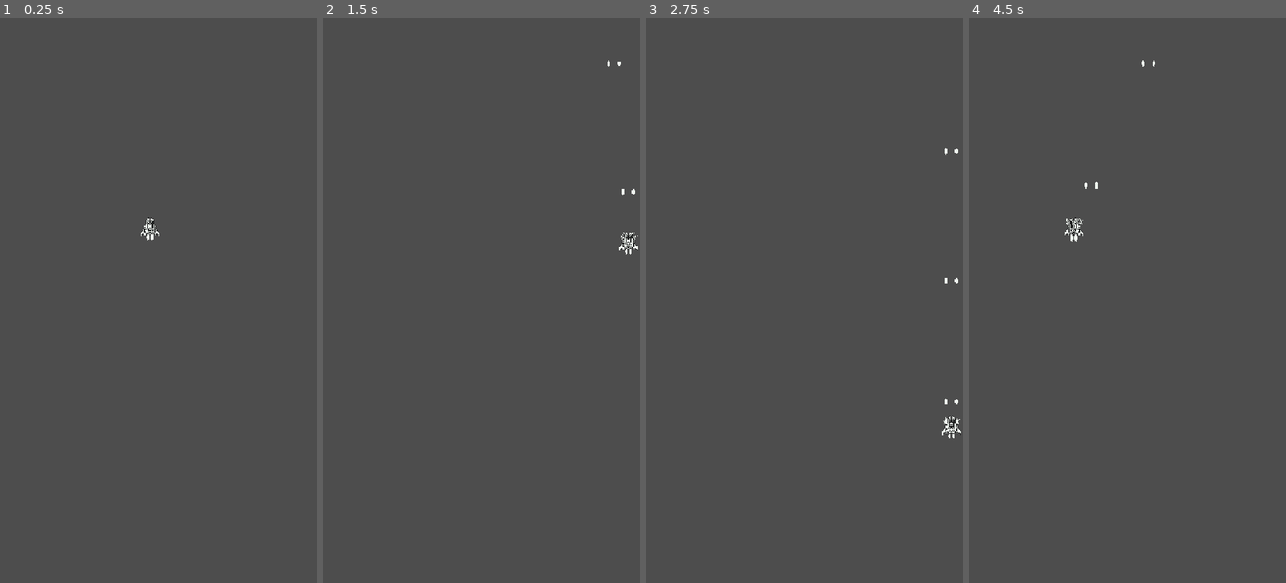
Above: before the commit, frames 1-4 (left to right).
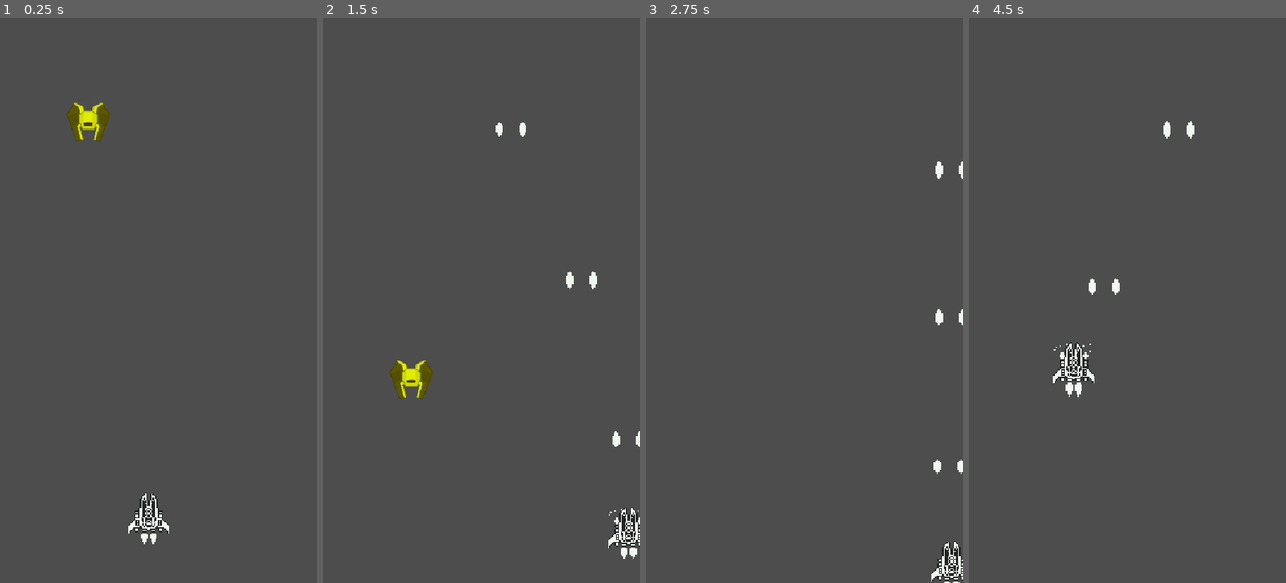
Above: after the commit, the same moments.

Repository: rnakkas/GodotSandbox
Game: Godot game, scene res://ShmupSandbox/Main/Scenes/main.tscn
Two runs of this game, one before a commit and one after it. Both use one fixed random seed, a clock stepped at 60 frames per second and the inputs below.
Inputs (mouse positions are in pixels of both pictures, inside the frame that each line leads up to):
- Up to frame 1 (0.25 s): no input
- Up to frame 2 (1.5 s): move the mouse to (551, 272) at 0.52 s; press the mouse at (551, 272) at 0.53 s; hold D (move_right) 0.53-1.28 s; move the mouse to (418, 328) at 1.27 s; release the mouse at (418, 328) at 1.28 s; hold S (move_down) from 1.28 s (still down); click (418, 328) at 1.35 s
- Up to frame 3 (2.75 s): move the mouse to (836, 176) at 2.02 s; release S (move_down) at 2.03 s; press the mouse at (836, 176) at 2.03 s; hold D (move_right) from 2.03 s (still down)
- Up to frame 4 (4.5 s): move the mouse to (1111, 413) at 2.77 s; release D (move_right) at 2.78 s; release the mouse at (1111, 413) at 2.78 s; hold W (move_up) 2.78-3.53 s; click (1111, 413) at 2.85 s; move the mouse to (1222, 385) at 3.52 s; press the mouse at (1222, 385) at 3.53 s; hold A (move_left) from 3.53 s (still down); move the mouse to (1032, 215) at 4.27 s; release the mouse at (1032, 215) at 4.28 s; click (1032, 215) at 4.35 s

The runs differ from the first frame. In frame 1, 1.3% of the frame differs, in the area x 20-54%, y 14-94%; in frame 2, 1.6%, in the area x 20-100%, y 7-96%; in frame 3, 0.9%; in frame 4, 1.1%.

Commit message:
added enemy 1

Diff:
--- /dev/null
+++ b/ShmupSandbox/Enemies/Scenes/rebel_fighter.tscn
@@ -0,0 +1,100 @@
+[gd_scene load_steps=13 format=3 uid="uid://uv73jmnpfp6"]
+
+[ext_resource type="Texture2D" uid="uid://ciidgqeuvko6j" path="res://ShmupSandbox/Assets/Enemy/enemyBlack1.png" id="1_flo0d"]
+[ext_resource type="Script" uid="uid://bf1silpptuf3y" path="res://ShmupSandbox/Enemies/Scripts/rebel_fighter.gd" id="1_to7fy"]
+[ext_resource type="Texture2D" uid="uid://0uiw6fd5nr31" path="res://ShmupSandbox/Assets/Player/spaceship-001-spritesheet-001.png" id="2_77s1a"]
+
+[sub_resource type="CircleShape2D" id="CircleShape2D_flo0d"]
+radius = 37.3363
+
+[sub_resource type="AtlasTexture" id="AtlasTexture_mqof1"]
+atlas = ExtResource("2_77s1a")
+region = Rect2(0, 108, 32, 36)
+
+[sub_resource type="AtlasTexture" id="AtlasTexture_wew1h"]
+atlas = ExtResource("2_77s1a")
+region = Rect2(32, 108, 32, 36)
+
+[sub_resource type="AtlasTexture" id="AtlasTexture_uda7c"]
+atlas = ExtResource("2_77s1a")
+region = Rect2(64, 108, 32, 36)
+
+[sub_resource type="AtlasTexture" id="AtlasTexture_6d5ge"]
+atlas = ExtResource("2_77s1a")
+region = Rect2(96, 108, 32, 36)
+
+[sub_resource type="AtlasTexture" id="AtlasTexture_bgiwp"]
+atlas = ExtResource("2_77s1a")
+region = Rect2(128, 108, 32, 36)
+
+[sub_resource type="AtlasTexture" id="AtlasTexture_uf8q7"]
+atlas = ExtResource("2_77s1a")
+region = Rect2(160, 108, 32, 36)
+
+[sub_resource type="AtlasTexture" id="AtlasTexture_to7fy"]
+atlas = ExtResource("1_flo0d")
+region = Rect2(0, 0, 93, 84)
+
+[sub_resource type="SpriteFrames" id="SpriteFrames_77s1a"]
+animations = [{
+"frames": [{
+"duration": 1.0,
+"texture": SubResource("AtlasTexture_mqof1")
+}, {
+"duration": 1.0,
+"texture": SubResource("AtlasTexture_wew1h")
+}, {
+"duration": 1.0,
+"texture": SubResource("AtlasTexture_uda7c")
+}, {
+"duration": 1.0,
+"texture": SubResource("AtlasTexture_6d5ge")
+}, {
+"duration": 1.0,
+"texture": SubResource("AtlasTexture_bgiwp")
+}, {
+"duration": 1.0,
+"texture": SubResource("AtlasTexture_uf8q7")
+}, {
+"duration": 1.0,
+"texture": null
+}, {
+"duration": 1.0,
+"texture": null
+}],
+"loop": false,
+"name": &"death",
+"speed": 12.0
+}, {
+"frames": [{
+"duration": 1.0,
+"texture": SubResource("AtlasTexture_to7fy")
+}],
+"loop": false,
+"name": &"idle",
+"speed": 5.0
+}]
+
+[node name="rebel_fighter" type="Area2D"]
+collision_layer = 8
+collision_mask = 3
+script = ExtResource("1_to7fy")
+hp = 2
+speed = 350.0
+
+[node name="collider" type="CollisionShape2D" parent="."]
+shape = SubResource("CircleShape2D_flo0d")
+debug_color = Color(0.897961, 0.293812, 0.302015, 0.42)
+
+[node name="body" type="AnimatedSprite2D" parent="."]
+modulate = Color(0.941176, 0.988235, 0, 1)
+scale = Vector2(0.8, 0.8)
+sprite_frames = SubResource("SpriteFrames_77s1a")
+animation = &"idle"
+autoplay = "idle"
+
+[node name="VisibleOnScreenNotifier2D" type="VisibleOnScreenNotifier2D" parent="."]
+position = Vector2(0, -58)
+
+[connection signal="area_entered" from="." to="." method="_on_area_entered"]
+[connection signal="screen_exited" from="VisibleOnScreenNotifier2D" to="." method="_on_visible_on_screen_notifier_2d_screen_exited"]
--- /dev/null
+++ b/ShmupSandbox/Enemies/Scripts/rebel_fighter.gd
@@ -0,0 +1,31 @@
+class_name rebel_fighter extends Area2D
+
+@export var hp : int
+@export var speed : float
+
+@onready var enemy_sprite : AnimatedSprite2D = $body
+
+func _physics_process(delta: float) -> void:
+	global_position.y += speed * delta
+
+func _process(_delta: float) -> void:
+	handle_dying()
+
+func handle_dying() -> void:
+	if hp <= 0:
+		deactivate_self()
+		enemy_sprite.play("death")
+		await enemy_sprite.animation_finished
+		queue_free()
+
+func deactivate_self() -> void:
+	speed = 0.0
+	set_deferred("monitorable", false)
+	set_deferred("monitoring", false)
+
+func _on_visible_on_screen_notifier_2d_screen_exited() -> void:
+	queue_free()
+
+## Hit by player's bullets
+func _on_area_entered(_area: Area2D) -> void:
+	hp -= 1
--- a/ShmupSandbox/Main/Scenes/game.tscn
+++ b/ShmupSandbox/Main/Scenes/game.tscn
@@ -1,14 +1,15 @@
-[gd_scene load_steps=3 format=3 uid="uid://b0ndt0kisoyg3"]
+[gd_scene load_steps=4 format=3 uid="uid://b0ndt0kisoyg3"]
 
 [ext_resource type="PackedScene" uid="uid://ck20r21lsokw1" path="res://ShmupSandbox/Player/Scenes/player_ship.tscn" id="1_cxqyk"]
 [ext_resource type="Script" uid="uid://cj0ffr545wyhi" path="res://ShmupSandbox/Main/Scripts/game.gd" id="1_f5mi8"]
+[ext_resource type="PackedScene" uid="uid://uv73jmnpfp6" path="res://ShmupSandbox/Enemies/Scenes/rebel_fighter.tscn" id="3_k74nh"]
 
 [node name="Game" type="Node2D"]
 script = ExtResource("1_f5mi8")
 
 [node name="PlayerShip" parent="." instance=ExtResource("1_cxqyk")]
 unique_name_in_owner = true
-position = Vector2(255, 369)
+position = Vector2(253, 858)
 
 [node name="Camera2D" type="Camera2D" parent="PlayerShip"]
 limit_left = 0
@@ -18,4 +19,8 @@
 
 [node name="PlayerProjectiles" type="Node2D" parent="."]
 
+[node name="rebel_fighter" parent="." instance=ExtResource("3_k74nh")]
+position = Vector2(150, 89)
+hp = 1
+
 [connection signal="shooting" from="PlayerShip" to="." method="_on_player_ship_shooting"]
--- a/ShmupSandbox/Main/Scripts/game.gd
+++ b/ShmupSandbox/Main/Scripts/game.gd
@@ -3,18 +3,17 @@
 ## Player
 @onready var player : CharacterBody2D
 
-# Called when the node enters the scene tree for the first time.
+## Containers
+@onready var player_projectiles_container : Node2D = $PlayerProjectiles
+
 func _ready() -> void:
-	pass # Replace with function body.
-
-
-# Called every frame. 'delta' is the elapsed time since the previous frame.
-func _process(delta: float) -> void:
 	pass
 
+func _process(_delta: float) -> void:
+	pass
 
 func _on_player_ship_shooting(bullet_scene: PackedScene, locations: Array[Vector2]) -> void:
 	for i:int in range(locations.size()):
 		var bullet := bullet_scene.instantiate()
 		bullet.position = locations[i]
-		add_child(bullet)
+		player_projectiles_container.add_child(bullet)
--- a/ShmupSandbox/Player/Scenes/player_bullet.tscn
+++ b/ShmupSandbox/Player/Scenes/player_bullet.tscn
@@ -63,7 +63,7 @@
 }],
 "loop": true,
 "name": &"fly",
-"speed": 20.0
+"speed": 15.0
 }, {
 "frames": [{
 "duration": 1.0,
@@ -86,11 +86,12 @@
 }],
 "loop": false,
 "name": &"hit",
-"speed": 15.0
+"speed": 12.0
 }]
 
-[sub_resource type="RectangleShape2D" id="RectangleShape2D_bk2fx"]
-size = Vector2(5, 14)
+[sub_resource type="CapsuleShape2D" id="CapsuleShape2D_whoyt"]
+radius = 6.5
+height = 32.0
 
 [node name="player_bullet" type="Area2D"]
 collision_layer = 2
@@ -99,20 +100,19 @@
 speed = 950.0
 
 [node name="bullet_sprite" type="AnimatedSprite2D" parent="."]
+scale = Vector2(2.5, 2.5)
 sprite_frames = SubResource("SpriteFrames_eymk2")
-animation = &"fly"
+animation = &"hit"
 autoplay = "fly"
-frame = 3
-frame_progress = 0.92438
 
 [node name="bullet_collider" type="CollisionShape2D" parent="."]
-visible = false
 position = Vector2(-0.5, 0)
-shape = SubResource("RectangleShape2D_bk2fx")
+shape = SubResource("CapsuleShape2D_whoyt")
 debug_color = Color(0.585341, 0.548007, 0.119147, 0.42)
 
 [node name="VisibleOnScreenNotifier2D" type="VisibleOnScreenNotifier2D" parent="."]
-position = Vector2(-0.5, 11.5)
+position = Vector2(-0.5, 20.5)
 scale = Vector2(0.25, 0.25)
 
+[connection signal="area_entered" from="." to="." method="_on_area_entered"]
 [connection signal="screen_exited" from="VisibleOnScreenNotifier2D" to="." method="_on_visible_on_screen_notifier_2d_screen_exited"]
--- a/ShmupSandbox/Player/Scenes/player_ship.tscn
+++ b/ShmupSandbox/Player/Scenes/player_ship.tscn
@@ -105,6 +105,14 @@
 animations = [{
 "frames": [{
 "duration": 1.0,
+"texture": null
+}],
+"loop": false,
+"name": &"death",
+"speed": 5.0
+}, {
+"frames": [{
+"duration": 1.0,
 "texture": SubResource("AtlasTexture_bq4us")
 }, {
 "duration": 1.0,
@@ -126,10 +134,6 @@
 "name": &"idle",
 "speed": 25.0
 }]
-
-[sub_resource type="CapsuleShape2D" id="CapsuleShape2D_45j1j"]
-radius = 11.0
-height = 36.0
 
 [sub_resource type="AtlasTexture" id="AtlasTexture_45j1j"]
 atlas = ExtResource("1_45j1j")
@@ -174,6 +178,10 @@
 "name": &"shoot",
 "speed": 20.0
 }]
+
+[sub_resource type="CapsuleShape2D" id="CapsuleShape2D_45j1j"]
+radius = 25.0
+height = 76.0
 
 [sub_resource type="AtlasTexture" id="AtlasTexture_t7fqg"]
 atlas = ExtResource("1_45j1j")
@@ -226,59 +234,61 @@
 _max_speed = 450.0
 _acceleration = 1600.0
 _damping = 1000.0
-shooting_rate = 5.0
+fire_rate = 4.0
 
 [node name="Body" type="AnimatedSprite2D" parent="."]
 unique_name_in_owner = true
 z_index = 1
 position = Vector2(0, -13)
+scale = Vector2(2.2, 2.2)
 sprite_frames = SubResource("SpriteFrames_20w05")
 animation = &"idle"
 
 [node name="ThrusterL" type="AnimatedSprite2D" parent="Body"]
 unique_name_in_owner = true
-position = Vector2(-4, 18)
+position = Vector2(-4, 18.9091)
+scale = Vector2(1.1, 1.1)
 sprite_frames = SubResource("SpriteFrames_ekk4r")
-animation = &"idle"
-frame = 5
-frame_progress = 0.098968
+animation = &"death"
 
 [node name="ThrusterR" type="AnimatedSprite2D" parent="Body"]
 unique_name_in_owner = true
-position = Vector2(3, 18)
+position = Vector2(3, 18.9091)
+scale = Vector2(1.1, 1.1)
 sprite_frames = SubResource("SpriteFrames_ekk4r")
 animation = &"idle"
-frame = 5
-frame_progress = 0.0914575
+
+[node name="MuzzleL" type="Marker2D" parent="."]
+unique_name_in_owner = true
+position = Vector2(-20, -33)
+
+[node name="MuzzleFlashL" type="AnimatedSprite2D" parent="MuzzleL"]
+unique_name_in_owner = true
+scale = Vector2(2.3, 2.3)
+sprite_frames = SubResource("SpriteFrames_45j1j")
+animation = &"idle"
+autoplay = "idle"
 
 [node name="Collider" type="CollisionShape2D" parent="."]
 visible = false
 position = Vector2(0, -13)
 shape = SubResource("CapsuleShape2D_45j1j")
 
-[node name="MuzzleL" type="Marker2D" parent="."]
-unique_name_in_owner = true
-position = Vector2(-9, -22)
-
-[node name="MuzzleFlashL" type="AnimatedSprite2D" parent="MuzzleL"]
-unique_name_in_owner = true
-sprite_frames = SubResource("SpriteFrames_45j1j")
+[node name="MuzzleR" type="Marker2D" parent="."]
+unique_name_in_owner = true
+position = Vector2(20, -33)
+
+[node name="MuzzleFlashR" type="AnimatedSprite2D" parent="MuzzleR"]
+unique_name_in_owner = true
+scale = Vector2(2.3, 2.3)
+sprite_frames = SubResource("SpriteFrames_ia6lr")
 animation = &"idle"
 autoplay = "idle"
 
-[node name="MuzzleR" type="Marker2D" parent="."]
-unique_name_in_owner = true
-position = Vector2(9, -22)
-
-[node name="MuzzleFlashR" type="AnimatedSprite2D" parent="MuzzleR"]
-unique_name_in_owner = true
-sprite_frames = SubResource("SpriteFrames_ia6lr")
-animation = &"idle"
-autoplay = "idle"
-
-[node name="shot_cooldown_timer" type="Timer" parent="."]
-unique_name_in_owner = true
-wait_time = 0.5
-one_shot = true
-
-[connection signal="timeout" from="shot_cooldown_timer" to="." method="_on_shot_cooldown_timer_timeout"]
+[node name="hurtbox" type="Area2D" parent="."]
+collision_mask = 24
+
+[node name="CollisionPolygon2D" type="CollisionPolygon2D" parent="hurtbox"]
+polygon = PackedVector2Array(-35, 4, -23, -9, -23, -22, -18, -22, -15, -41, -5, -52, 6, -52, 14, -41, 18, -21, 23, -21, 23, -8, 35, 4, 35, 17, -35, 17)
+
+[connection signal="area_entered" from="hurtbox" to="." method="_on_hurtbox_area_entered"]
--- a/ShmupSandbox/Player/Scripts/player_bullet.gd
+++ b/ShmupSandbox/Player/Scripts/player_bullet.gd
@@ -2,10 +2,23 @@
 
 @export var speed : float
 
-# Called every frame. 'delta' is the elapsed time since the previous frame.
+@onready var bullet_sprite : AnimatedSprite2D = $bullet_sprite
+
 func _physics_process(delta: float) -> void:
 	global_position.y -= speed * delta
 
-
 func _on_visible_on_screen_notifier_2d_screen_exited() -> void:
 	queue_free()
+
+## Hits enemy or object
+func _on_area_entered(_area: Area2D) -> void:
+	## Deactivate bullet collisions
+	set_deferred("monitorable", false)
+	set_deferred("monitoring", false)
+
+	speed = 0.0
+
+	bullet_sprite.play("hit")
+	await bullet_sprite.animation_finished
+
+	queue_free()
--- a/ShmupSandbox/Player/Scripts/player_ship.gd
+++ b/ShmupSandbox/Player/Scripts/player_ship.gd
@@ -6,7 +6,7 @@
 @export var _damping : float
 
 ## Shooting
-@export var shooting_rate : float
+@export var fire_rate : float
 
 ## Sprites
 @onready var body: AnimatedSprite2D = %Body
@@ -19,8 +19,8 @@
 @onready var muzzle_l : Marker2D = %MuzzleL
 @onready var muzzle_r : Marker2D = %MuzzleR
 
-## Timers
-@onready var shot_cooldown_timer : Timer = %shot_cooldown_timer
+## Hurtbox
+@onready var hurtbox : Area2D = $hurtbox
 
 ## Custom signals
 signal shooting(bullet_scene:PackedScene, locations:Array[Vector2])
@@ -29,8 +29,8 @@
 var bullet_scene : PackedScene = preload("res://ShmupSandbox/Player/Scenes/player_bullet.tscn")
 
 var viewport_size : Vector2
-
 var on_shooting_cooldown : bool
+var is_dead : bool
 
 func _ready() -> void:
 	body.play("idle")
@@ -75,17 +75,29 @@
 			muzzle_flash_l.play("shoot")
 			muzzle_flash_r.play("shoot")
 
-			await get_tree().create_timer(1/shooting_rate).timeout
+			await get_tree().create_timer(1/fire_rate).timeout
 			on_shooting_cooldown = false
 
 func _physics_process(delta):
-	handle_input(delta)
-	move_and_slide()
+	if (!is_dead):
+		handle_input(delta)
+		move_and_slide()
 
 func _process(_delta: float) -> void:
 	clamp_movement_to_screen_bounds()
-	handle_shooting()
 
-## Signal connections
-func _on_shot_cooldown_timer_timeout() -> void:
-	on_shooting_cooldown = false
+	if (!is_dead):
+		handle_shooting()
+
+## Hit by enemy or enemy projectiles
+func _on_hurtbox_area_entered(area: Area2D) -> void:
+	is_dead = true
+
+	velocity = Vector2.ZERO
+	hurtbox.set_deferred("monitoring", false)
+	hurtbox.set_deferred("monitorable", false)
+	thrusterL.play("death")
+	thrusterR.play("death")
+	body.play("death")
+	await body.animation_finished
+	queue_free()
Binary file added: ShmupSandbox/Assets/Enemy/enemyBlack1.png
Not shown, added: ShmupSandbox/Assets/Enemy/enemyBlack1.png.import
Not shown, added: ShmupSandbox/Enemies/Scripts/rebel_fighter.gd.uid
